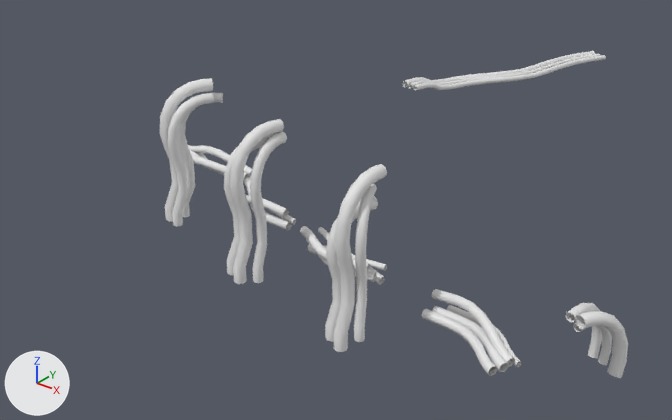
Two versions of the glTF model unity_assets/s0_Cables_01.glb, one commit apart.
Before and after are seen from a 50 mm camera at (109.58, 131.93, 83.72) aimed at (99.53, 144.5, 75.93). Every picture has the same lights, and +X, +Y and +Z are marked at lower left. Where no turn or scale is listed for an object, it has been applied to the vertices. Vertices at the same position are counted once.

Before the edit, the objects in view are built like this:
```python
me_mesh_cables_46080cables = bpy.data.meshes.new('mesh_Cables_46080Cables')
me_mesh_cables_46080cables.from_pydata(...)  # 2568 vertices, 4656 faces; spans x 96.8..106.35, y 139.92..154.61, z 76.62..79.1
me_mesh_cables_46080cables.materials.append(mat_z3_wires_mat)  # its picture is missing
ob_node_cables = bpy.data.objects.new('node_Cables', me_mesh_cables_46080cables)
ob_node_cables.location = (0.0, 0.0, 0.0)
```
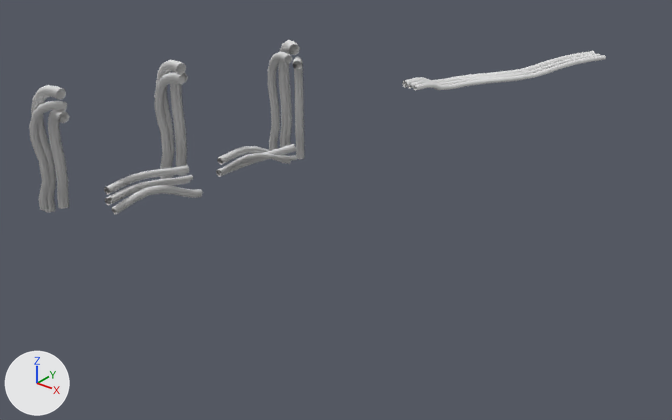
What differs and where, as boxes [x1, y1, x2, y2] in the pictures (672 x 420 px; the box of a moved part takes in the faces that stretch with it):
'node_Cables', reshaped (23% wider, 46% shorter)
    before: [160, 51, 628, 378]
    after: [29, 40, 606, 215]
part 1 of me_mesh_cables_46080cables, moved or reshaped
    before: [224, 132, 278, 275]
    after: [48, 110, 70, 209]
part 2 of me_mesh_cables_46080cables, moved or reshaped
    before: [230, 119, 284, 284]
    after: [31, 85, 66, 213]
part 3 of me_mesh_cables_46080cables, moved or reshaped
    before: [178, 93, 223, 217]
    after: [29, 101, 67, 210]
part 4 of me_mesh_cables_46080cables, moved or reshaped
    before: [188, 145, 252, 176]
    after: [111, 185, 202, 215]
part 5 of me_mesh_cables_46080cables, moved or reshaped
    before: [250, 131, 287, 283]
    after: [154, 73, 185, 179]
part 6 of me_mesh_cables_46080cables, moved or reshaped
    before: [334, 164, 387, 352]
    after: [156, 60, 186, 178]
part 7 of me_mesh_cables_46080cables, moved or reshaped
    before: [160, 78, 213, 221]
    after: [170, 71, 188, 176]
part 8 of me_mesh_cables_46080cables, moved or reshaped
    before: [269, 210, 296, 224]
    after: [218, 153, 297, 174]
part 9 of me_mesh_cables_46080cables, moved or reshaped
    before: [246, 195, 289, 217]
    after: [217, 146, 291, 165]
part 10 of me_mesh_cables_46080cables, moved or reshaped
    before: [244, 177, 292, 230]
    after: [216, 144, 296, 177]
part 11 of me_mesh_cables_46080cables, moved or reshaped
    before: [168, 93, 214, 226]
    after: [268, 52, 292, 151]
part 12 of me_mesh_cables_46080cables, moved or reshaped
    before: [354, 184, 377, 342]
    after: [293, 56, 305, 159]
part 13 of me_mesh_cables_46080cables, added
    after: [278, 40, 300, 148]
part 14 of me_mesh_cables_46080cables, added
    after: [104, 165, 190, 195]
part 15 of me_mesh_cables_46080cables, added
    after: [105, 175, 190, 205]
part 16 of me_mesh_cables_46080cables, added
    after: [108, 175, 193, 202]
part 17 of me_mesh_cables_46080cables, deleted
    before: [189, 149, 628, 378]

What changed in the scene script:
```text
Change me_mesh_cables_46080cables:
    remove me_mesh_cables_46080cables.from_pydata(...)  # 2568 vertices, 4656 faces; spans x 96.8..106.35, y 139.92..154.61, z 76.62..79.1
    add me_mesh_cables_46080cables.from_pydata(...)  # 1800 vertices, 3296 faces; spans x 96.59..100.45, y 139.9..154.61, z 76.62..79.1
    me_mesh_cables_46080cables part 1: the loose piece of 96 vertices spanning x 100.59..101.15, y 140.48..141.27, z 76.72..78.91 is turned -77.1 degrees about the z axis through its middle and scaled by 0.879, then moved by (-3.79, -0.59, -0.12)
    me_mesh_cables_46080cables part 2: the loose piece of 96 vertices spanning x 100.84..101.19, y 140.36..141.27, z 76.71..79.09 is turned -80.3 degrees about the z axis through its middle, then moved by (-3.96, -0.68, 0.0)
    me_mesh_cables_46080cables part 3: the loose piece of 96 vertices spanning x 98.43..99.15, y 141.51..142.15, z 76.62..78.83 is turned -16.8 degrees about the z axis through its middle and scaled by 0.887, then moved by (-1.68, -1.74, 0.11)
    me_mesh_cables_46080cables part 4: the loose piece of 72 vertices spanning x 96.8..98.93, y 142.82..143.28, z 76.87..77.28 is multiplied about its middle by the matrix ((-0.021, 1.0, 0.0), (-0.768, -0.027, 0.0), (0.0, 0.0, 1.0)), then moved by (0.38, -1.79, -0.08)
    me_mesh_cables_46080cables part 5: the loose piece of 96 vertices spanning x 101.04..101.22, y 140.55..141.28, z 76.72..78.9 is turned -91.5 degrees about the z axis through its middle, then moved by (-3.5, 1.29, 0.0)
    me_mesh_cables_46080cables part 6: the loose piece of 96 vertices spanning x 103.1..103.3, y 139.92..140.84, z 76.71..79.08 is turned -102.8 degrees about the z axis through its middle, then moved by (-5.66, 1.95, 0.0)
    me_mesh_cables_46080cables part 7: the loose piece of 96 vertices spanning x 98.47..99.1, y 141.14..142.0, z 76.71..79.1 is turned -89.6 degrees about the z axis through its middle and scaled by 0.916, then moved by (-1.18, 0.9, -0.09)
    me_mesh_cables_46080cables part 8: the loose piece of 72 vertices spanning x 99.41..100.86, y 141.76..142.35, z 77.05..77.28 is turned -91.5 degrees about the z axis through its middle, then moved by (-1.33, 1.12, 0.0)
    me_mesh_cables_46080cables part 9: the loose piece of 72 vertices spanning x 99.29..100.76, y 141.65..142.11, z 76.88..77.4 is turned -91.5 degrees about the z axis through its middle, then moved by (-1.39, 1.4, 0.0)
    me_mesh_cables_46080cables part 10: the loose piece of 72 vertices spanning x 99.38..100.8, y 141.65..142.32, z 77.02..77.35 is turned -91.5 degrees about the z axis through its middle, then moved by (-1.35, 1.23, 0.0)
    me_mesh_cables_46080cables part 11: the loose piece of 96 vertices spanning x 98.74..99.16, y 141.08..141.89, z 76.72..78.89 is turned -91.5 degrees about the z axis through its middle, then moved by (-0.69, 2.89, 0.0)
    me_mesh_cables_46080cables part 12: the loose piece of 96 vertices spanning x 103.05..103.46, y 140.09..140.78, z 76.85..78.82 is multiplied about its middle by the matrix ((-1.129, 0.275, 0.0), (-0.276, -1.128, 0.0), (0.0, 0.0, 1.124)), then moved by (-4.63, 4.08, -0.11)
    me_mesh_cables_46080cables part 13: the loose piece of 96 vertices spanning x 98.47..99.1, y 141.14..142.0, z 76.71..79.1 is copied, and the copy is turned -91.5 degrees about the z axis through its middle, then moved by (-0.43, 2.96, 0.0); it spans x 97.94..98.78, y 144.21..144.85, z 76.71..79.1
    me_mesh_cables_46080cables part 14: a new loose piece of 72 vertices spanning x 97.71..98.27, y 140.53..142.03, z 77.2..77.34, in mat_z3_wires_mat (its picture is missing)
    me_mesh_cables_46080cables part 15: a new loose piece of 72 vertices spanning x 97.78..98.34, y 140.47..141.97, z 77.04..77.18, in mat_z3_wires_mat (its picture is missing)
    me_mesh_cables_46080cables part 16: a new loose piece of 72 vertices spanning x 97.97..98.49, y 140.4..141.89, z 77.17..77.27, in mat_z3_wires_mat (its picture is missing)
    me_mesh_cables_46080cables part 17: 15 loose pieces with 1080 vertices, spanning x 96.87..106.35, y 140.02..143.31, z 76.63..78.66, are deleted
```
